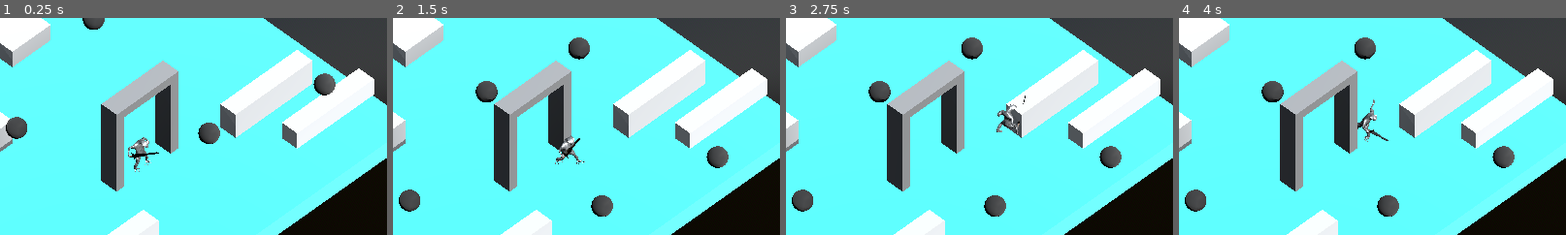
Above: before the commit, frames 1-4 (left to right).
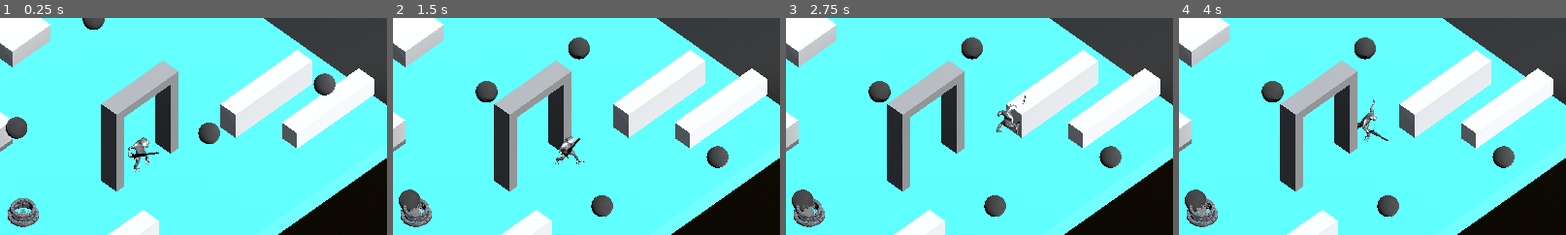
Above: after the commit, the same moments.

Repository: ralabate/salamander-sorcerer
Game: Godot game, scene res://main.tscn
Two runs of this game, one before a commit and one after it. Both use one fixed random seed, a clock stepped at 60 frames per second and the inputs below.
Inputs:
- Up to frame 1 (0.25 s): no input
- Up to frame 2 (1.5 s): tap Enter (ui_accept) at 0.5, 0.77 s; hold Right (ui_right) 0.53-1.28 s; hold Down (ui_down) from 1.28 s (still down)
- Up to frame 3 (2.75 s): tap Enter (ui_accept) at 1.52 s; release Down (ui_down) at 2.03 s; hold Right (ui_right) from 2.03 s (still down)
- Up to frame 4 (4 s): release Right (ui_right) at 2.78 s; hold Up (ui_up) 2.78-3.53 s; tap Enter (ui_accept) at 3.02, 3.77 s; hold Left (ui_left) from 3.53 s (still down)
The pictures show only the part of the screen within x 36-86%, y 26-76%; the shares and areas given below are measured in that part.

The runs differ from the first frame. In frame 1, 0.8% of the frame differs, in the area x 2-11%, y 83-97%; in frame 2, 0.7%; in frame 3, 0.7%; in frame 4, 0.7%.

Commit message:
add stone well

Diff:
--- a/salamander/main.tscn
+++ b/salamander/main.tscn
@@ -1,6 +1,8 @@
-[gd_scene load_steps=11 format=3 uid="uid://d3l7dwjff10l3"]
+[gd_scene load_steps=14 format=3 uid="uid://d3l7dwjff10l3"]
 
 [ext_resource type="PackedScene" uid="uid://c7gckhdb1qr1l" path="res://player.tscn" id="1_ig7tw"]
+[ext_resource type="PackedScene" uid="uid://d0qikokffh1n1" path="res://models/well_model.fbx" id="2_h2yge"]
+[ext_resource type="Material" uid="uid://ctyhh3hrnum5d" path="res://materials/well_material.tres" id="3_1bvp3"]
 
 [sub_resource type="PhysicalSkyMaterial" id="PhysicalSkyMaterial_ig7tw"]
 
@@ -34,6 +36,8 @@
 [sub_resource type="SphereMesh" id="SphereMesh_ig7tw"]
 material = SubResource("StandardMaterial3D_ig7tw")
 
+[sub_resource type="QuadMesh" id="QuadMesh_h2yge"]
+
 [node name="Main" type="Node3D"]
 
 [node name="WorldEnvironment" type="WorldEnvironment" parent="."]
@@ -173,3 +177,32 @@
 
 [node name="MeshInstance3D" type="MeshInstance3D" parent="Badguy7"]
 mesh = SubResource("SphereMesh_ig7tw")
+
+[node name="well_model" parent="." instance=ExtResource("2_h2yge")]
+transform = Transform3D(1, 0, 0, 0, 1, 0, 0, 0, 1, -6.167514, 0.49999905, -1.4102182)
+
+[node name="well" parent="well_model" index="0"]
+surface_material_override/0 = ExtResource("3_1bvp3")
+
+[node name="sparks" type="CPUParticles3D" parent="well_model/well" index="0"]
+transparency = 0.5
+cast_shadow = 0
+amount = 3000
+lifetime = 2.0
+lifetime_randomness = 1.0
+mesh = SubResource("QuadMesh_h2yge")
+emission_shape = 1
+emission_sphere_radius = 0.25
+particle_flag_rotate_y = true
+direction = Vector3(0, 1, 0)
+spread = 90.0
+gravity = Vector3(0, 0.1, 0)
+initial_velocity_min = 0.01
+initial_velocity_max = 0.25
+angular_velocity_max = 1.0
+angle_max = 180.0
+scale_amount_min = 0.01
+scale_amount_max = 0.1
+hue_variation_max = 1.0
+
+[editable path="well_model"]
--- /dev/null
+++ b/salamander/materials/well_material.tres
@@ -0,0 +1,12 @@
+[gd_resource type="StandardMaterial3D" load_steps=4 format=3 uid="uid://ctyhh3hrnum5d"]
+
+[ext_resource type="Texture2D" uid="uid://camcr7fagihaj" path="res://textures/well_model_openPBR_shader1_BaseColor.png" id="1_5jd2b"]
+[ext_resource type="Texture2D" uid="uid://n8eydosgd5bq" path="res://textures/well_model_openPBR_shader1_Normal.png" id="2_2w7m1"]
+[ext_resource type="Texture2D" uid="uid://dkhcl4wuxwtjd" path="res://textures/well_model_openPBR_shader1_Roughness.png" id="3_d1jjm"]
+
+[resource]
+albedo_texture = ExtResource("1_5jd2b")
+roughness_texture = ExtResource("3_d1jjm")
+normal_enabled = true
+normal_scale = 3.0
+normal_texture = ExtResource("2_2w7m1")
Binary file added: salamander/models/well_model.fbx
Not shown, added: salamander/models/well_model.fbx.import
Binary file added: salamander/textures/well_model_openPBR_shader1_BaseColor.png
Not shown, added: salamander/textures/well_model_openPBR_shader1_BaseColor.png.import
Binary file added: salamander/textures/well_model_openPBR_shader1_Normal.png
Not shown, added: salamander/textures/well_model_openPBR_shader1_Normal.png.import
Binary file added: salamander/textures/well_model_openPBR_shader1_Roughness.png
Not shown, added: salamander/textures/well_model_openPBR_shader1_Roughness.png.import
Not shown, added: salamander/dcc/maya/wall_model_v01.mb
Not shown, added: salamander/dcc/maya/well_model_v01.mb
Not shown, added: salamander/dcc/painter/well_textures_v01.spp
Not shown, added: salamander/dcc/photoshop/dungeon_concept_v01.psd
